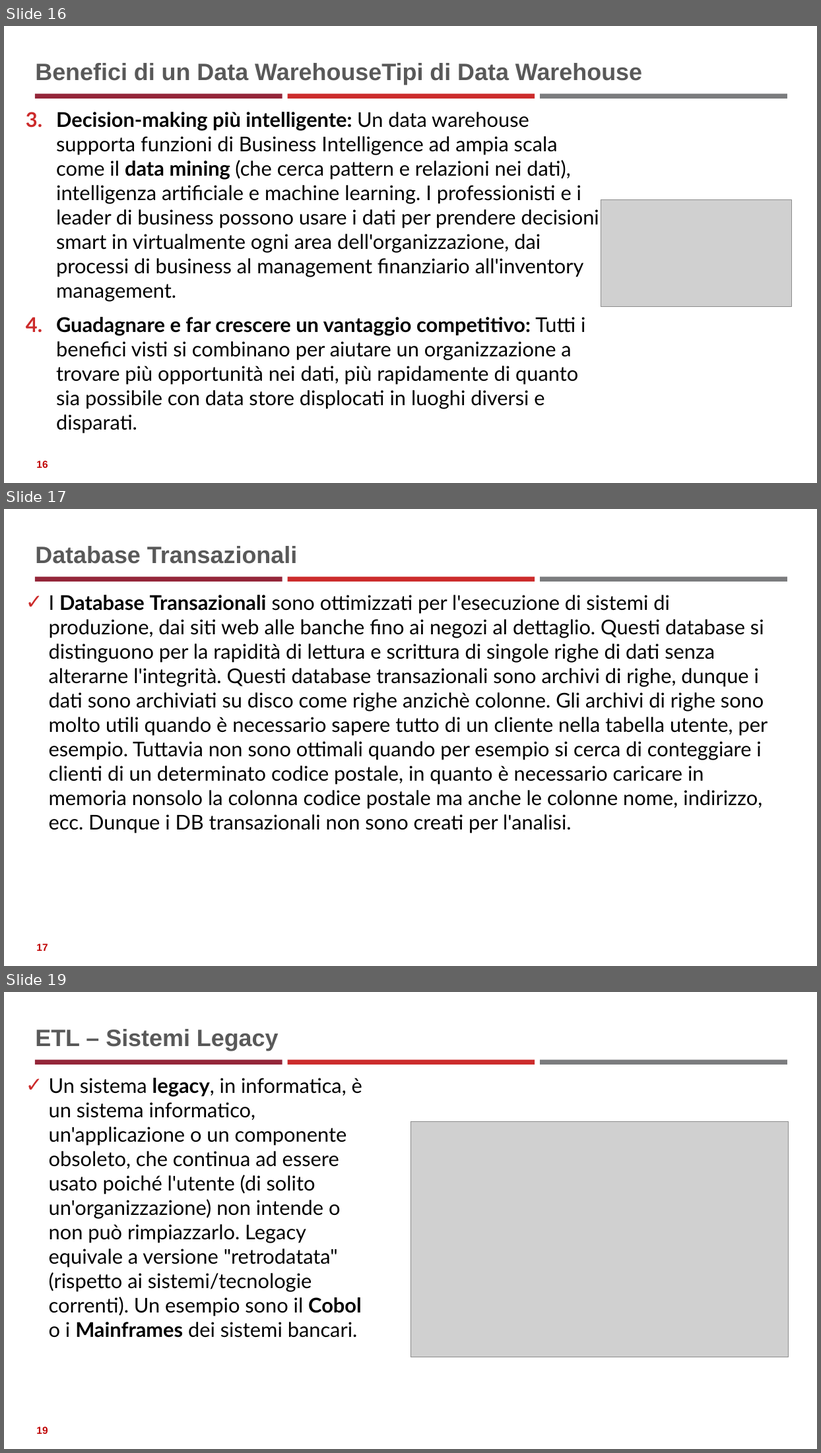
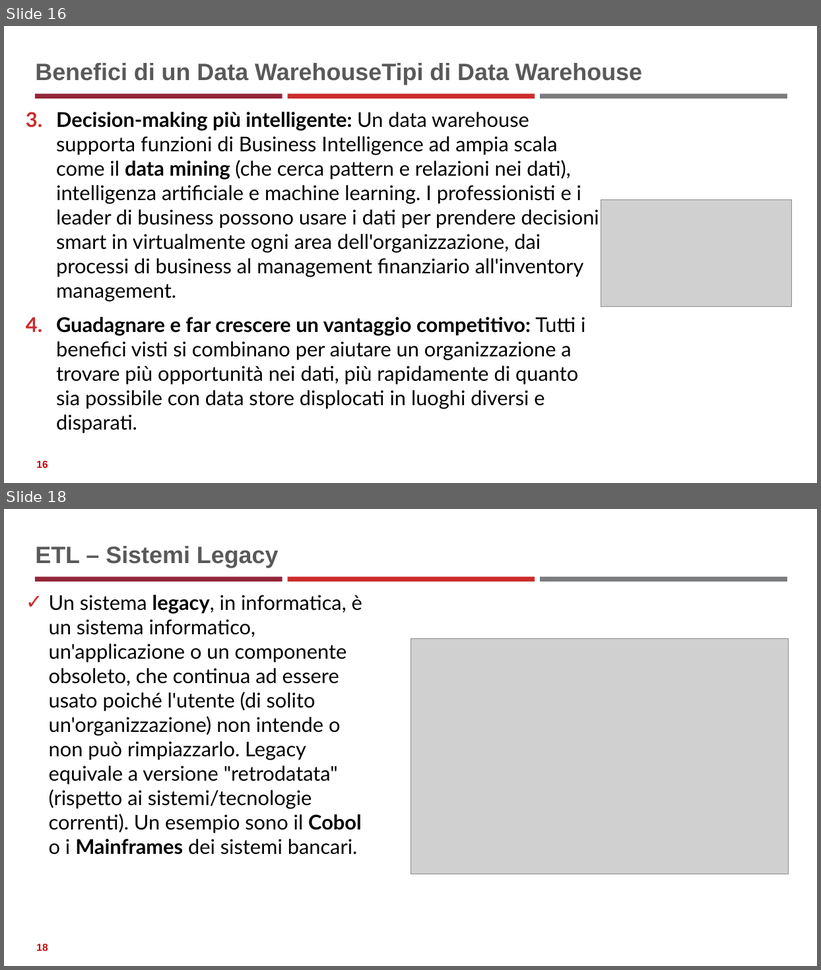
Before and after one commit to neural1977/data_science_interview_material, a slide deck: Data_Science_ita.pptx. Shown one above the other, each under a label of ours: slides 16, 17 and 19 before the commit, slides 16 and 18 after it; the slides between them are not shown. The pictures are 821x1453 and 821x970 pixels, drawn with LibreOffice and Linux fonts; fonts in the diff are those of the drawing; grey boxes stand for pictures. Boxes give left, top, right and bottom in pixels: in the first picture for what was removed or moved away, otherwise in the second. Text is boxed around its words. In the diff, an @@ line names an element or a change of style, - is before the commit and + after.

```diff
--- a/Data_Science_ita.pptx
+++ b/Data_Science_ita.pptx
@@ slide 17 removed at bbox=[4, 509, 817, 966], background #FFFFFF; not listed: 3 template elements that a slide beside it also shows @@
@@ title removed at bbox=[35, 546, 297, 564] @@
-Database Transazionali
@@ text removed at bbox=[49, 595, 768, 834] @@
-✓ I Database Transazionali sono ottimizzati per l'esecuzione di sistemi di produzione, dai siti web alle banche fino ai negozi al dettaglio. Questi database si distinguono per la rapidità di lettura e scrittura di singole righe di dati senza alterarne l'integrità. Questi database transazionali sono archivi di righe, dunque i dati sono archiviati su disco come righe anzichè colonne. Gli archivi di righe sono molto utili quando è necessario sapere tutto di un cliente nella tabella utente, per esempio. Tuttavia non sono ottimali quando per esempio si cerca di conteggiare i clienti di un determinato codice postale, in quanto è necessario caricare in memoria nonsolo la colonna codice postale ma anche le colonne nome, indirizzo, ecc. Dunque i DB transazionali non sono creati per l'analisi.
@@ page number removed at bbox=[36, 944, 48, 951] @@
-17
@@ what was slide 19 is now slide 18 @@
```
Also in this commit, not shown: 4 slides changed, 16 slides added, 3 other files.
